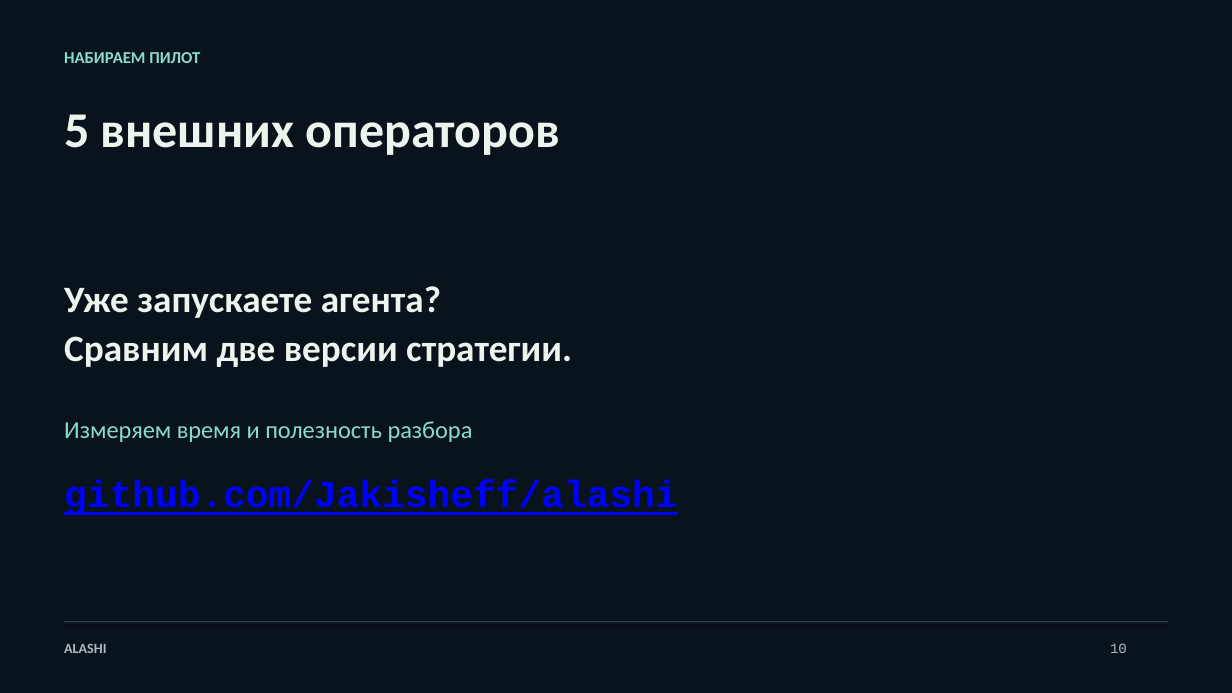
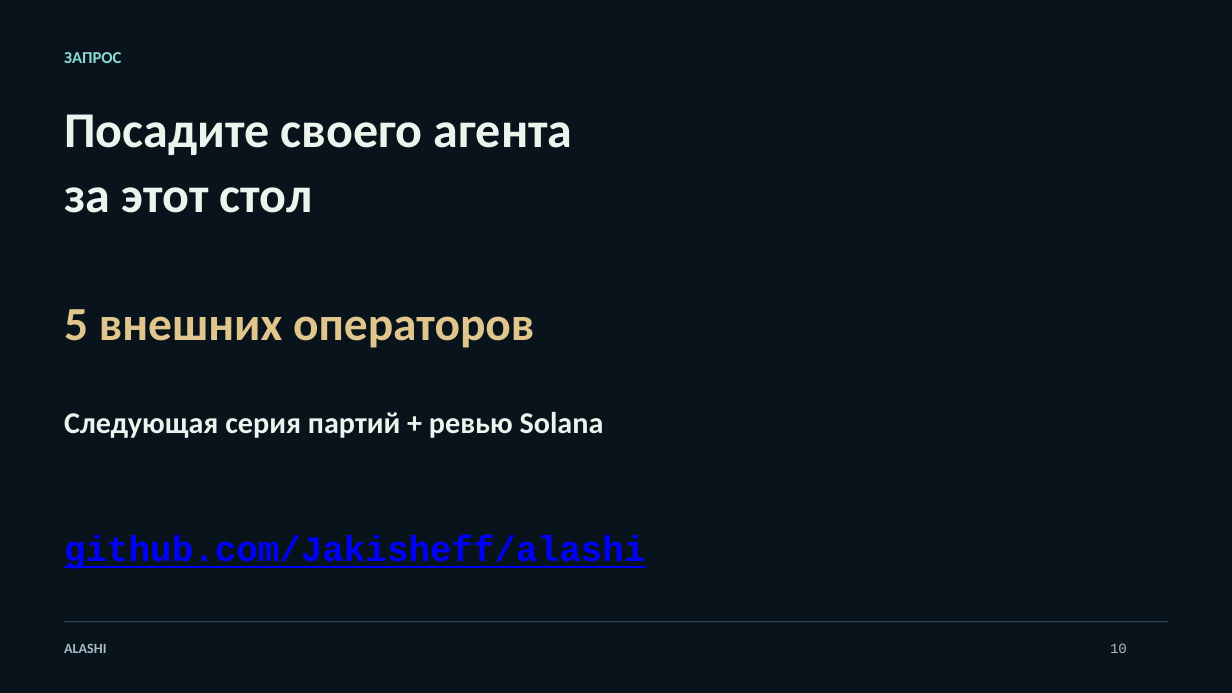
Before and after one commit to Jakisheff/alashi, a slide deck: slide 10 of docs/out/deck.pptx. Drawn at 1232x693 pixels with LibreOffice and Linux fonts; fonts in the diff are those of the drawing. Boxes give left, top, right and bottom in pixels: in the first picture for what was removed or moved away, otherwise in the second. Text is boxed around its words. In the diff, an @@ line names an element or a change of style, - is before the commit and + after.

Commit message:
Explain Alashi through gameplay and repair documented local setup

```diff
--- a/docs/out/deck.pptx
+++ b/docs/out/deck.pptx
@@ text at <box>64,52,121,63</box>: text changed @@
-НАБИРАЕМ ПИЛОТ
+ЗАПРОС
@@ text at <box>64,114,573,213</box>: text changed @@
-5 внешних операторов
+Посадите своего агента
+за этот стол
@@ text at <box>64,309,534,348</box>: text changed; size 29 to 37 pt; text colour #EDF3ED to #E0C68C @@
-Уже запускаете агента?
-Сравним две версии стратегии.
+5 внешних операторов
@@ text at <box>64,412,604,438</box>: text changed; size 19 to 23.5 pt; text colour #8ADAD1 to #EDF3ED; bold on @@
-Измеряем время и полезность разбора
+Следующая серия партий + ревью Solana
@@ text "github.com/Jakisheff/alashi": place and size @@
-text "github.com/Jakisheff/alashi" at <box>64,480,677,515</box>
+text "github.com/Jakisheff/alashi" at <box>64,536,645,569</box>
@@ text "github.com/Jakisheff/alashi" at <box>64,536,645,569</box>: size 29.5 to 28 pt @@
```
Also in this commit, not shown: 5 other slides changed, 4 slides added, 4 slides removed, 23 other files.
